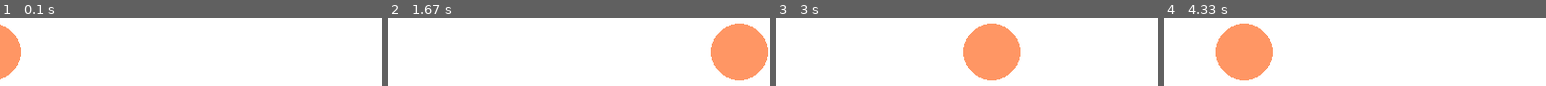
Above: before the commit, frames 1-4 (left to right).
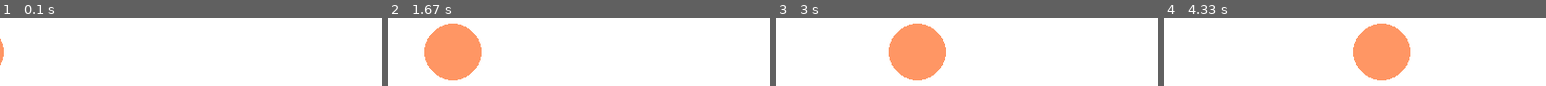
Above: after the commit, the same moments.

Repository: Chipazawra/order
Game: pygame game, started from pygamedemo.py
Same seed, same stepped clock (60 frames per second), same inputs: the game is played once before the commit and once after it.
Inputs:
- Up to frame 1 (0.1 s): no input
- Up to frame 2 (1.67 s): no input
- Up to frame 3 (3 s): no input
- Up to frame 4 (4.33 s): no input

The runs differ from the first frame. In frame 1, 2.9% of the frame differs, in the area x 0-6%, y 9-91%; in frame 2, 19%, in the area x 9-100%, y 8-92%; in frame 3, 19%; in frame 4, 19%.

Commit message:
midi demo

Diff:
--- a/pygamedemo.py
+++ b/pygamedemo.py
@@ -1,7 +1,7 @@
 import pygame
 import sys
 
-FPS = 120
+FPS = 30
 WIN_WIDTH = 400
 WIN_HEIGHT = 100
 WHITE = (255, 255, 255)
--- /dev/null
+++ b/pygamemididemo.py
@@ -0,0 +1,39 @@
+import pygame
+import pygame.midi
+from time import sleep
+
+def midiExample():
+    # Things to consider when using pygame.midi:
+    #
+    # 1) Initialize the midi module with a to pygame.midi.init().
+    # 2) Create a midi.Output instance for the desired output device port.
+    # 3) Select instruments with set_instrument() method calls.
+    # 4) Play notes with note_on() and note_off() method calls.
+    # 5) Call pygame.midi.Quit() when finished. Though the midi module tries
+    #    to ensure that midi is properly shut down, it is best to do it
+    #    explicitly. A try/finally statement is the safest way to do this.
+    #
+    GRAND_PIANO = 0
+    CHURCH_ORGAN = 19
+    #instrument = CHURCH_ORGAN
+    instrument = GRAND_PIANO
+
+    pygame.init()
+    pygame.midi.init()
+    pygame.midi.get_device_info(0)
+    port = 2 #pygame.midi.get_default_output_id()
+    print ("using output_id :%s:" % port)
+    midi_out = pygame.midi.Output(port, 1)
+    try:
+        midi_out.set_instrument(instrument)
+
+        for i in range(0, 127):
+            midi_out.note_on(i,127)
+            sleep(.5)
+            midi_out.note_off(i,127)
+
+    finally:
+        del midi_out
+        pygame.midi.quit()
+
+midiExample()
